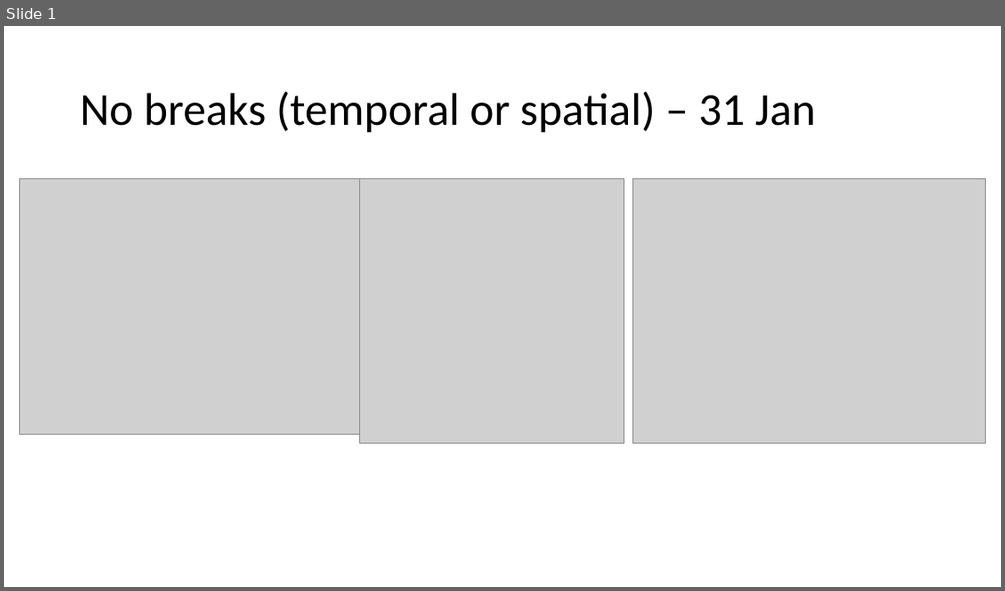
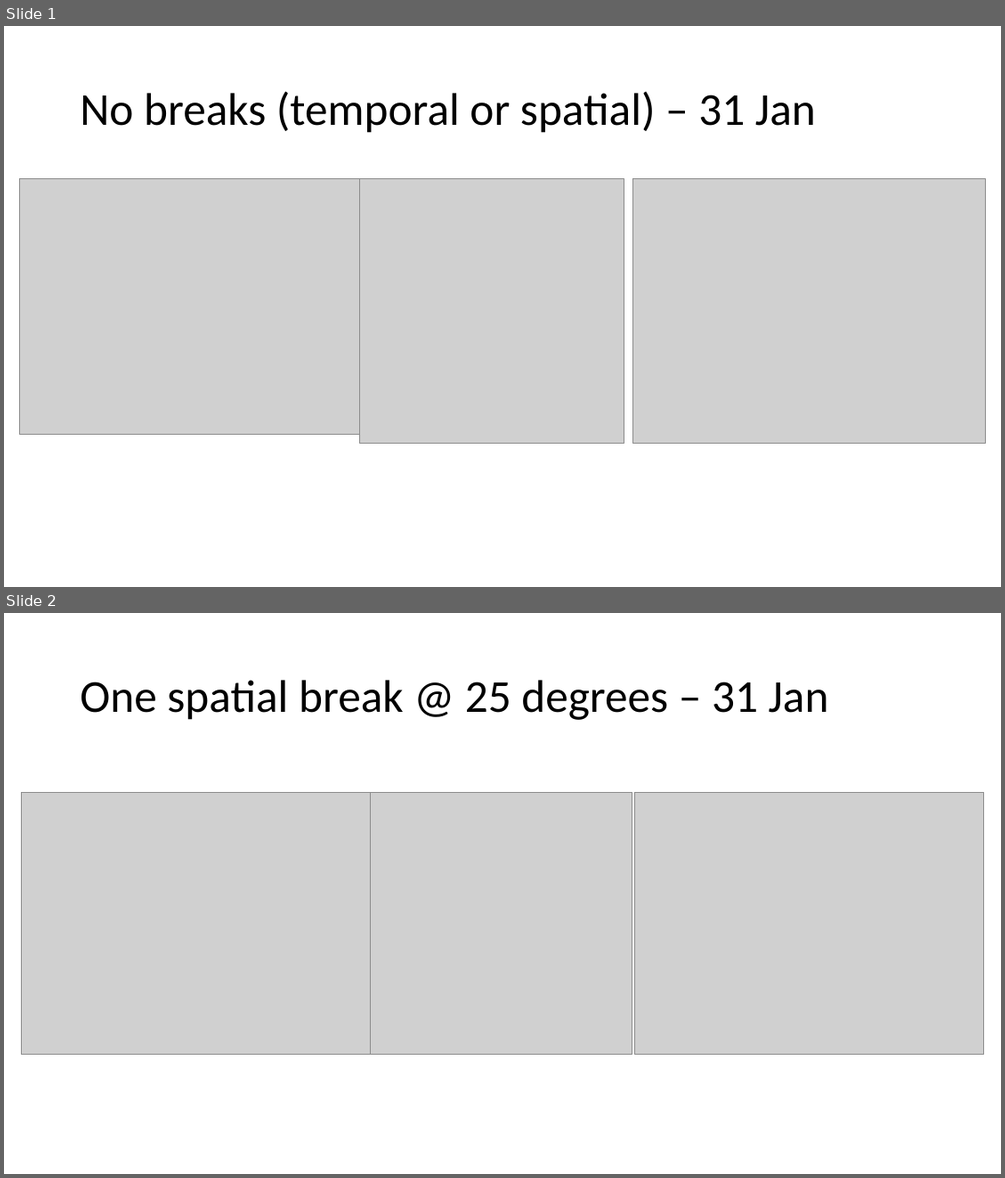
Before and after one commit to mkapur/sab-growth, a slide deck: writing/results slides.pptx. Shown one above the other, each under a label of ours: slide 1 before the commit, slides 1 and 2 after it. The pictures are 1005x591 and 1005x1178 pixels, drawn with LibreOffice and Linux fonts; fonts in the diff are those of the drawing; grey boxes stand for pictures. Boxes give left, top, right and bottom in pixels: in the first picture for what was removed or moved away, otherwise in the second. Text is boxed around its words. In the diff, an @@ line names an element or a change of style, - is before the commit and + after.

```diff
--- a/writing/results slides.pptx
+++ b/writing/results slides.pptx
@@ slide 2 added at [4, 613, 1001, 1174], background #FFFFFF @@
@@ title added at [80, 680, 829, 720], 44 pt, text #000000 @@
+One spatial break @ 25 degrees – 31 Jan
@@ picture added at [21, 793, 371, 1054] @@
@@ picture added at [370, 793, 631, 1054] @@
@@ picture added at [635, 793, 985, 1054] @@
```
Also in this commit, not shown: 1 slide removed.
